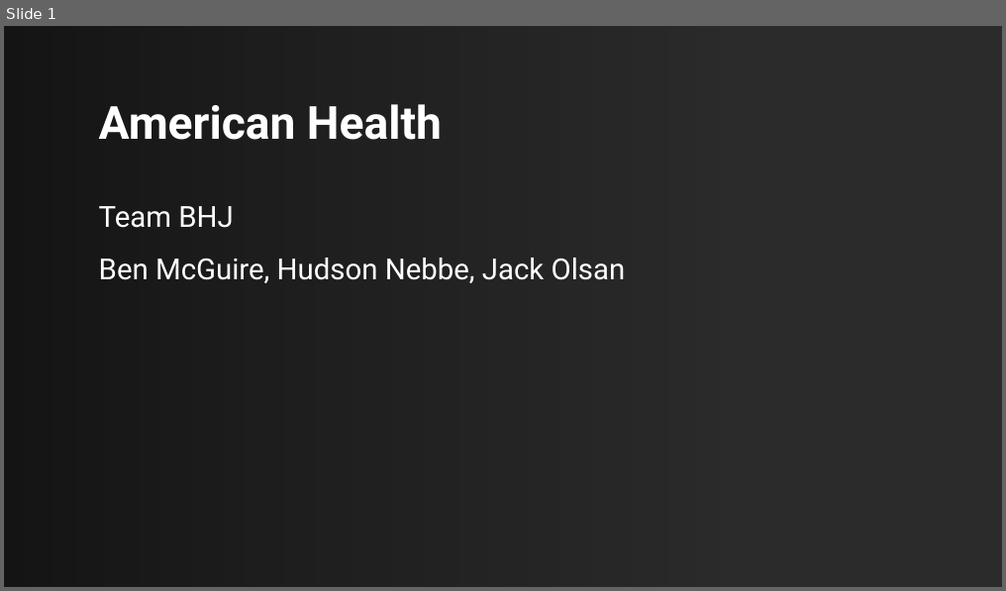
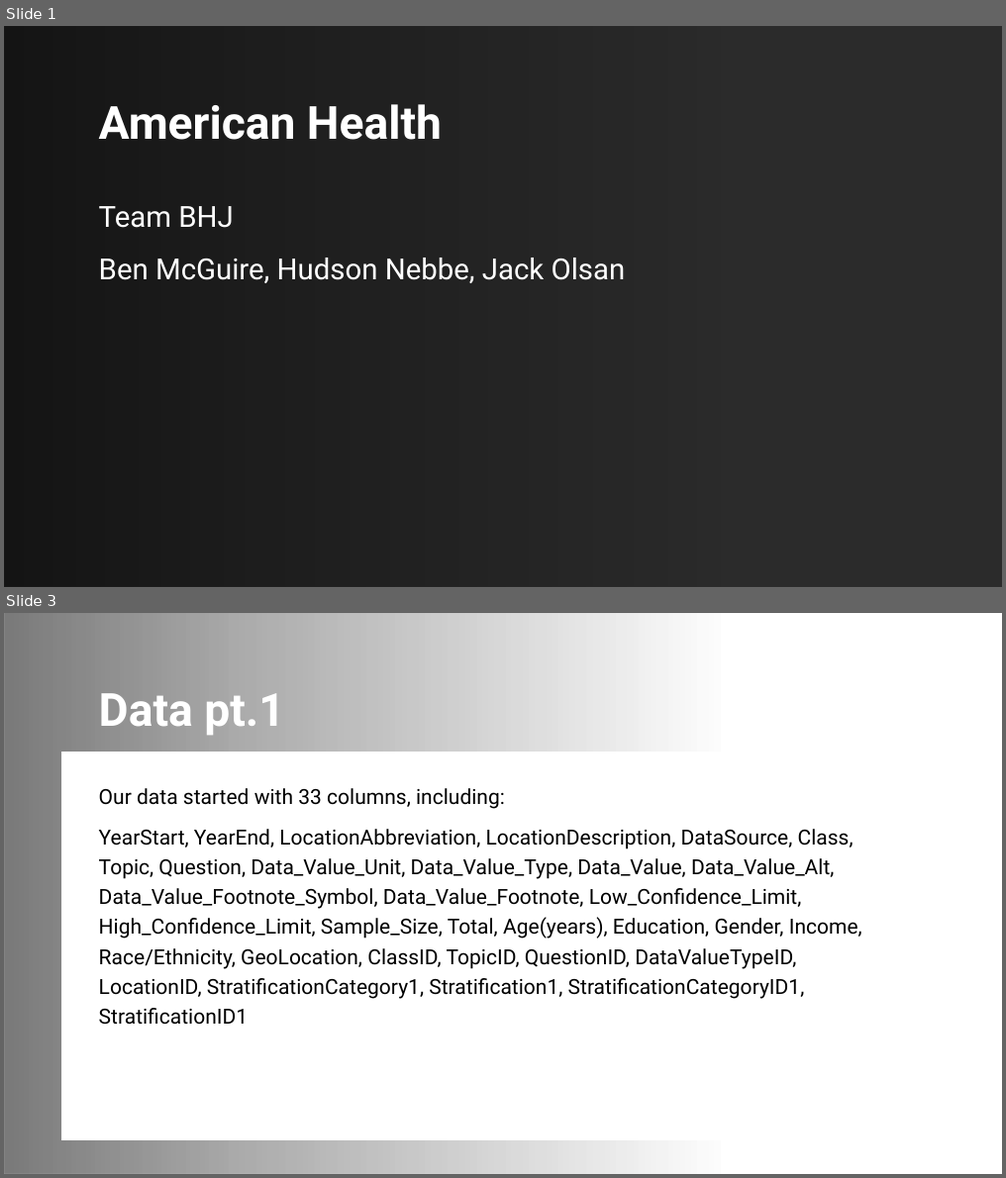
Before and after one commit to HudsonIAState/DS202Final, a slide deck: American Health Final Presentation DS202.pptx. Shown one above the other, each under a label of ours: slide 1 before the commit, slides 1 and 3 after it; the slides between them are not shown. The pictures are 1006x591 and 1006x1178 pixels, drawn with LibreOffice and Linux fonts; fonts in the diff are those of the drawing; background and template pictures are left out; a plain dark background stands for a picture behind light text. Boxes give left, top, right and bottom in pixels: in the first picture for what was removed or moved away, otherwise in the second. Text is boxed around its words. In the diff, an @@ line names an element or a change of style, - is before the commit and + after.

Commit message:
Added intro and Data Description To Slidedeck

```diff
--- a/American Health Final Presentation DS202.pptx
+++ b/American Health Final Presentation DS202.pptx
@@ slide 3 added at [4,613,1002,1174], background picture (left out); not listed: 1 template element that a slide beside it also shows @@
@@ rectangle added at [4,613,1002,1174], fill #FFFFFF @@
@@ rectangle added at [4,613,723,1174], fill gradient #000000 @@
@@ title added at [99,693,284,735], 44 pt, text #FFFFFF, bold @@
+Data pt.1
@@ rectangle added at [61,752,927,1140], fill #FFFFFF, outline #FFFFFF 1 pt @@
@@ subtitle added at [99,788,862,1025], 20 pt, text #000000 @@
+Our data started with 33 columns, including:
+YearStart, YearEnd, LocationAbbreviation, LocationDescription, DataSource, Class, Topic, Question, Data_Value_Unit, Data_Value_Type, Data_Value, Data_Value_Alt, Data_Value_Footnote_Symbol, Data_Value_Footnote, Low_Confidence_Limit, High_Confidence_Limit, Sample_Size, Total, Age(years), Education, Gender, Income, Race/Ethnicity, GeoLocation, ClassID, TopicID, QuestionID, DataValueTypeID, LocationID, StratificationCategory1, Stratification1, StratificationCategoryID1, StratificationID1
```
Also in this commit, not shown: 4 slides changed, 3 other slides added, 2 slides removed.
